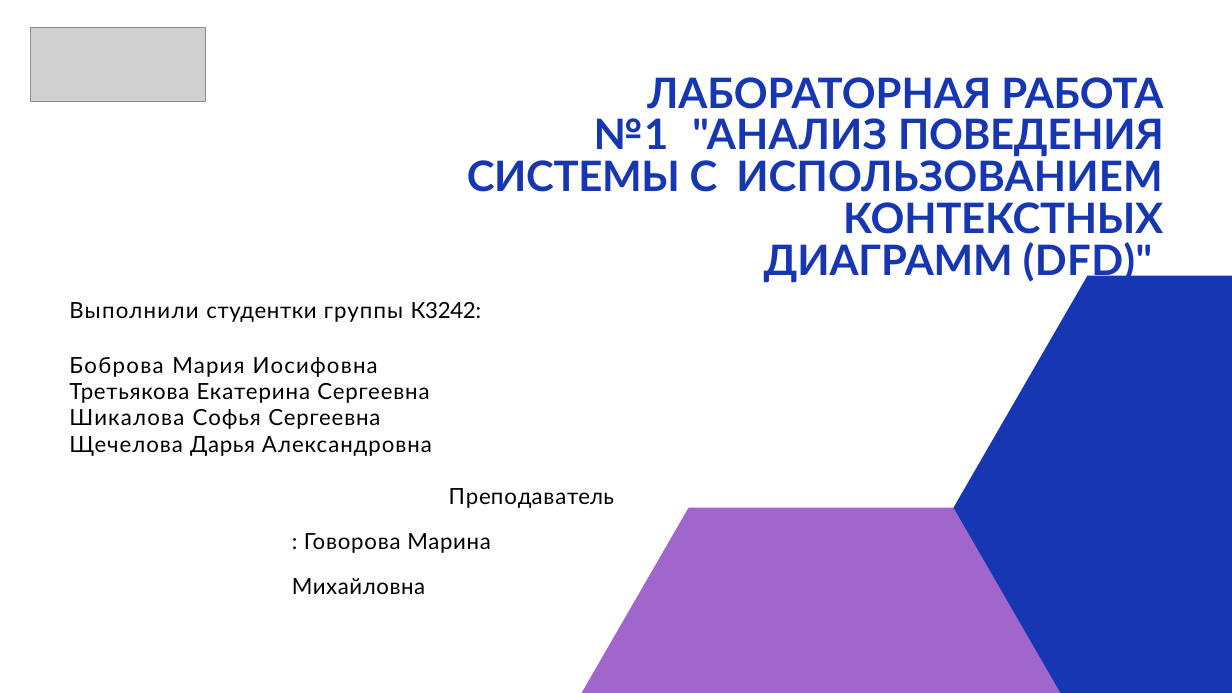
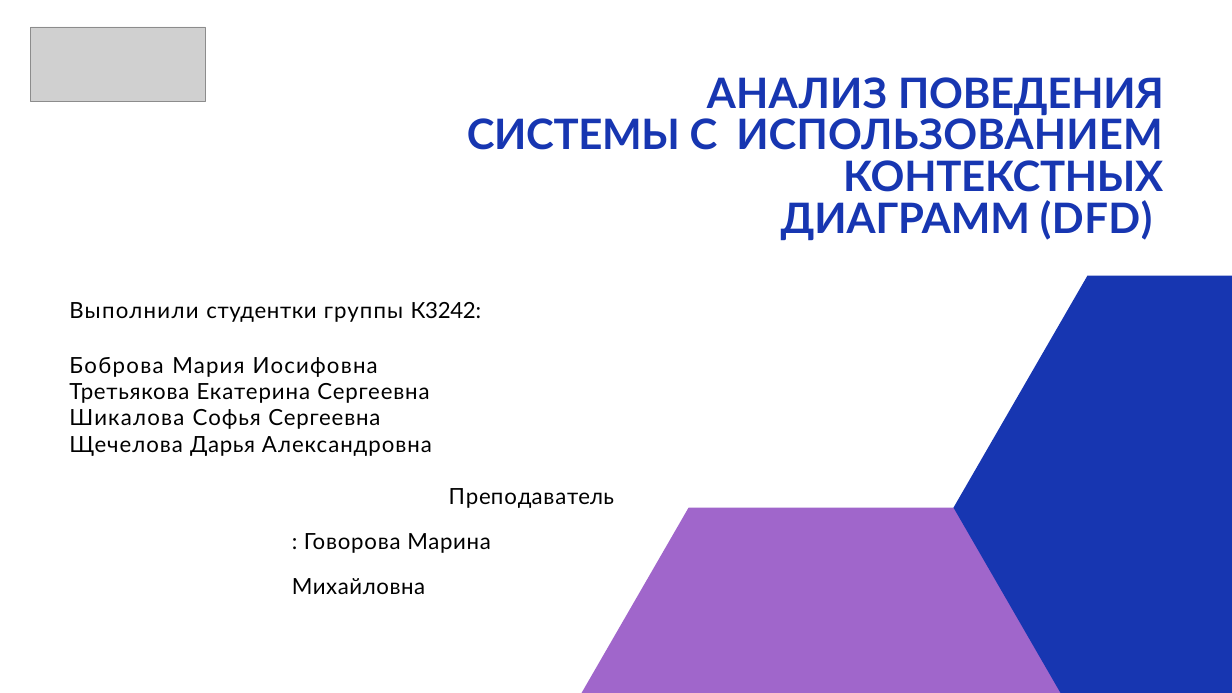
Before and after one commit to kttre/ICT_DataBases_2021-2022, a slide deck: slide 1 of students/K3242/Tretiakova Ekaterina/LR_1/Лабораторная работа № 1.pptx. Drawn at 1232x693 pixels with LibreOffice and Linux fonts; fonts in the diff are those of the drawing; grey boxes stand for pictures. Boxes give left, top, right and bottom in pixels: in the first picture for what was removed or moved away, otherwise in the second. Text is boxed around its words. In the diff, an @@ line names an element or a change of style, - is before the commit and + after.

Commit message:
Загружена презентация к лабораторной работа №1 (Боброва, Третьякова, Шикалова, Щечелова К3242)

```diff
--- a/students/K3242/Tretiakova Ekaterina/LR_1/Лабораторная работа № 1.pptx
+++ b/students/K3242/Tretiakova Ekaterina/LR_1/Лабораторная работа № 1.pptx
@@ text at box(467, 77, 1164, 241): text changed @@
-ЛАБОРАТОРНАЯ РАБОТА №1 "АНАЛИЗ ПОВЕДЕНИЯ СИСТЕМЫ С ИСПОЛЬЗОВАНИЕМ КОНТЕКСТНЫХ
-ДИАГРАММ (DFD)"
+АНАЛИЗ ПОВЕДЕНИЯ СИСТЕМЫ С ИСПОЛЬЗОВАНИЕМ КОНТЕКСТНЫХ
+ДИАГРАММ (DFD)
```
Also in this commit, not shown: 1 slide removed.
